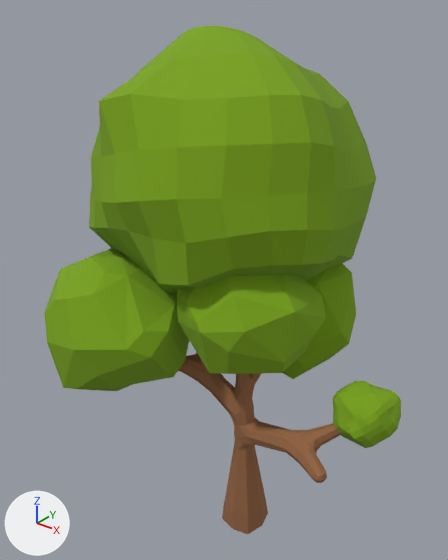
The glTF model assets/models/trees/tree-summer-complete/tree-summer-complete-9-062.glb, before and after one commit.
The view is the same before and after, from a 50 mm camera at (1.965, -1.664, 4.934) aimed at (0.678, -0.054, 3.936). Lighting does not change. The marker at lower left points along +X, +Y and +Z. The picture after the commit comes second. Where no turn or scale is listed for an object, it has been applied to the vertices. Vertices at exactly the same position are counted once.

The scene before the commit, as lines of its bpy script (objects in view):
```python
me_object_346 = bpy.data.meshes.new('Object_346')
me_object_346.from_pydata(...)  # 562 vertices, 1104 faces; spans x -0.803..0.495, y -0.606..0.615, z -0.429..0.875
me_object_346.materials.append(mat_light_green)  # green #7aa314
me_object_347 = bpy.data.meshes.new('Object_347')
me_object_347.from_pydata(...)  # 348 vertices, 692 faces; spans x -0.38..0.401, y -0.236..0.239, z -0.621..0.497
me_object_347.materials.append(mat_brown)  # brown #956543
ob_object_647 = bpy.data.objects.new('Object_647', me_object_346)
ob_object_647.location = (0.897, -0.028, 3.924)
ob_object_649 = bpy.data.objects.new('Object_649', me_object_347)
ob_object_649.location = (0.871, -0.167, 3.624)
```
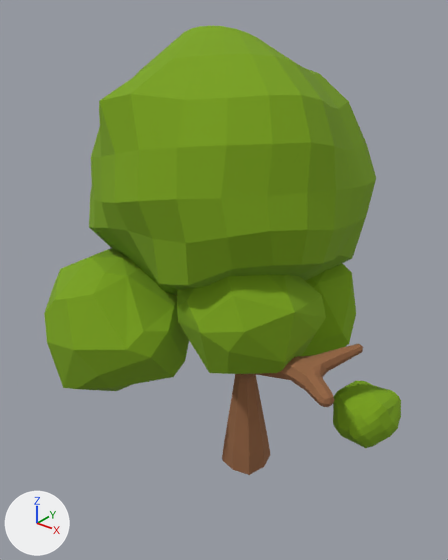
The newer file is also turned or shifted as a whole; pictures and numbers use the older file's frame.

Changed parts and their boxes (x1, y1, x2, y2) in the pictures (448 x 560 px):
'Object_649', moved
    before: (178, 352, 341, 534)
    after: (222, 344, 363, 475)

What the commit changed:
me_object_347 is used by ob_object_649; location (0.871, -0.167, 3.624).
me_object_347 had 348 vertices, 692 faces and spanned x -0.38..0.401, y -0.236..0.239, z -0.621..0.497.
me_object_347 now has 348 vertices, 692 faces and spans x -0.38..0.401, y -0.236..0.239, z -0.321..0.798.
me_object_347 part 1: the whole mesh is moved by (0.0, 0.0, 0.3).
